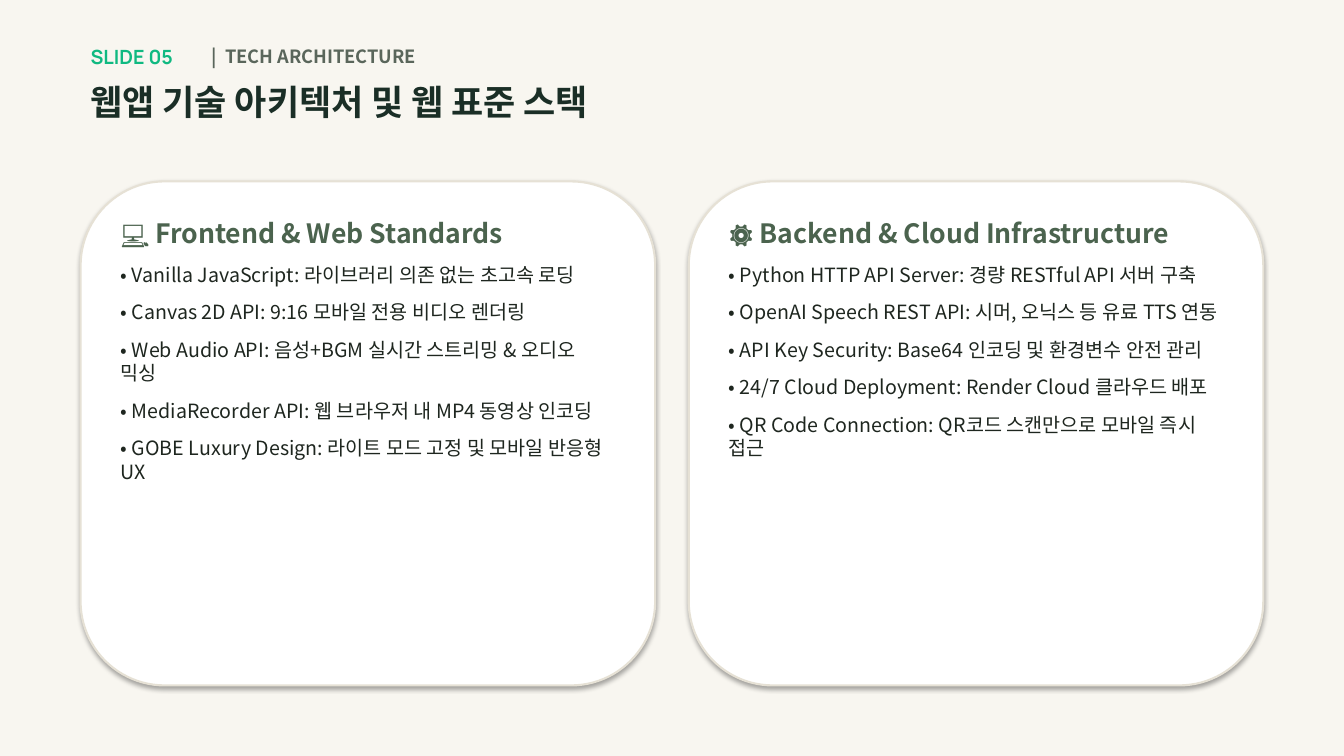
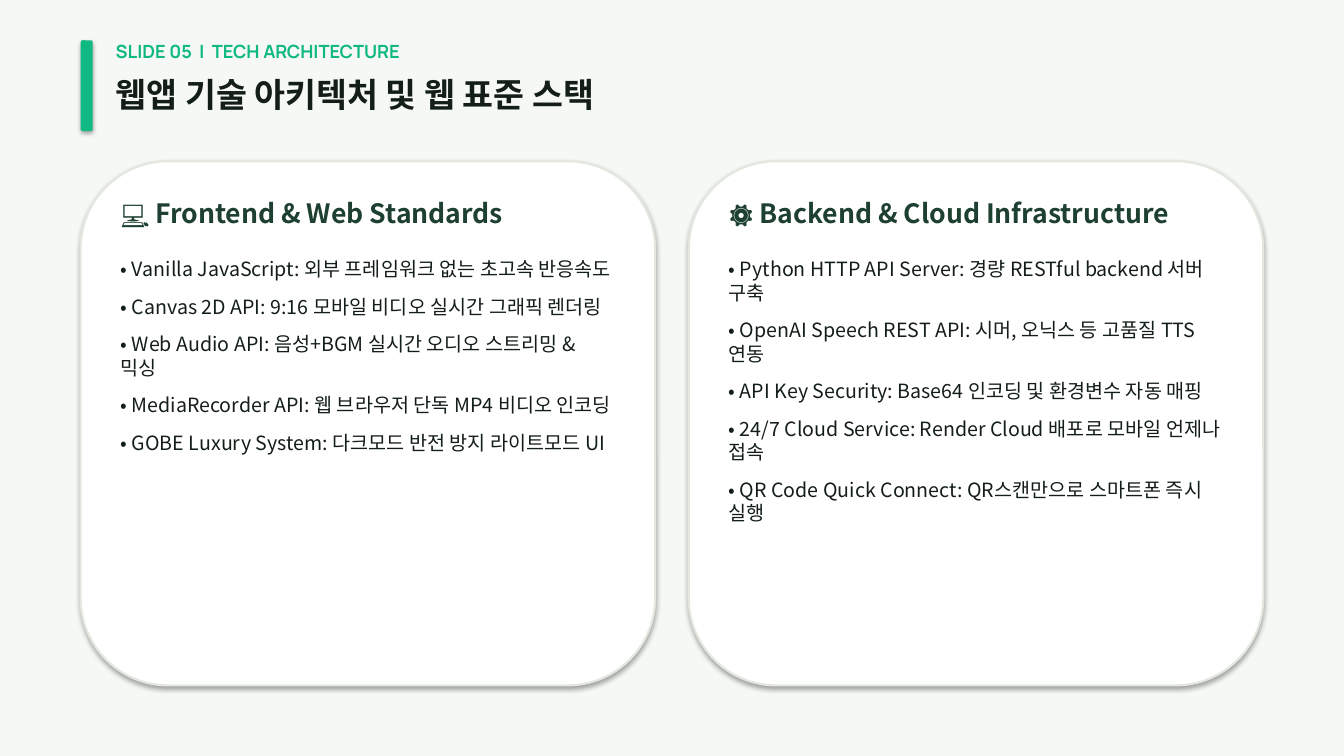
Before and after one commit to freeeuny-cmyk/-, a slide deck: slide 5 of GBAN_AI_숏폼_스튜디오_발표자료_7장.pptx. Drawn at 1344x756 pixels with LibreOffice and Linux fonts; fonts in the diff are those of the drawing. Boxes give left, top, right and bottom in pixels: in the first picture for what was removed or moved away, otherwise in the second. Text is boxed around its words. In the diff, an @@ line names an element or a change of style, - is before the commit and + after.

Commit message:
Upgrade 7-slide presentation deck to high-end luxury design matching AI_Agricultural_Disaster_Shorts_Studio

```diff
--- a/GBAN_AI_숏폼_스튜디오_발표자료_7장.pptx
+++ b/GBAN_AI_숏폼_스튜디오_발표자료_7장.pptx
@@ rectangle at (0, 0, 1344, 756): fill #F8F6F0 to #F6F8F5 @@
@@ rounded rectangle added at (81, 40, 93, 131), fill #10B981 @@
@@ text removed at (91, 49, 173, 65) @@
-SLIDE 05
@@ text at (116, 44, 400, 59): text changed; font Noto Sans CJK KR to Manrope; text colour #5A665B to #10B981 @@
-| TECH ARCHITECTURE
+SLIDE 05 | TECH ARCHITECTURE
@@ text "웹앱 기술 아키텍처 및 웹 ...": place and size @@
-text "웹앱 기술 아키텍처 및 웹 ..." at (91, 85, 588, 118)
+text "웹앱 기술 아키텍처 및 웹 ..." at (116, 78, 594, 110)
@@ text "웹앱 기술 아키텍처 및 웹 ..." at (116, 78, 594, 110): size 25 to 24 pt, text colour #1A2E26 to #141E18 @@
@@ rounded rectangle: place and size @@
-rounded rectangle at (81, 181, 655, 686)
+rounded rectangle at (81, 161, 655, 686)
@@ rounded rectangle at (81, 161, 655, 686): outline #E6E1D5 1.5 pt to #E2E8E0 1.5 pt @@
@@ rounded rectangle at (689, 161, 1263, 686): outline #E6E1D5 1.5 pt to #E2E8E0 1.5 pt @@
@@ rounded rectangle: place and size @@
-rounded rectangle at (689, 181, 1263, 686)
+rounded rectangle at (689, 161, 1263, 686)
@@ text added at (155, 201, 503, 224), 19 pt, text #1E4030, bold @@
+💻 Frontend & Web Standards
@@ text added at (760, 201, 1169, 224), 19 pt, text #1E4030, bold @@
+⚙️ Backend & Cloud Infrastructure
@@ text at (121, 259, 611, 455): text changed; text colour #1E261F to #141E18 @@
-💻 Frontend & Web Standards
-• Vanilla JavaScript: 라이브러리 의존 없는 초고속 로딩
-• Canvas 2D API: 9:16 모바일 전용 비디오 렌더링
-• Web Audio API: 음성+BGM 실시간 스트리밍 & 오디오 믹싱
-• MediaRecorder API: 웹 브라우저 내 MP4 동영상 인코딩
-• GOBE Luxury Design: 라이트 모드 고정 및 모바일 반응형 UX
+• Vanilla JavaScript: 외부 프레임워크 없는 초고속 반응속도
+• Canvas 2D API: 9:16 모바일 비디오 실시간 그래픽 렌더링
+• Web Audio API: 음성+BGM 실시간 오디오 스트리밍 & 믹싱
+• MediaRecorder API: 웹 브라우저 단독 MP4 비디오 인코딩
+• GOBE Luxury System: 다크모드 반전 방지 라이트모드 UI
@@ text at (729, 259, 1220, 522): text changed; text colour #1E261F to #141E18 @@
-⚙️ Backend & Cloud Infrastructure
-• Python HTTP API Server: 경량 RESTful API 서버 구축
-• OpenAI Speech REST API: 시머, 오닉스 등 유료 TTS 연동
-• API Key Security: Base64 인코딩 및 환경변수 안전 관리
-• 24/7 Cloud Deployment: Render Cloud 클라우드 배포
-• QR Code Connection: QR코드 스캔만으로 모바일 즉시 접근
+• Python HTTP API Server: 경량 RESTful backend 서버 구축
+• OpenAI Speech REST API: 시머, 오닉스 등 고품질 TTS 연동
+• API Key Security: Base64 인코딩 및 환경변수 자동 매핑
+• 24/7 Cloud Service: Render Cloud 배포로 모바일 언제나 접속
+• QR Code Quick Connect: QR스캔만으로 스마트폰 즉시 실행
```
Also in this commit, not shown: 6 other slides changed, 8 other files.
